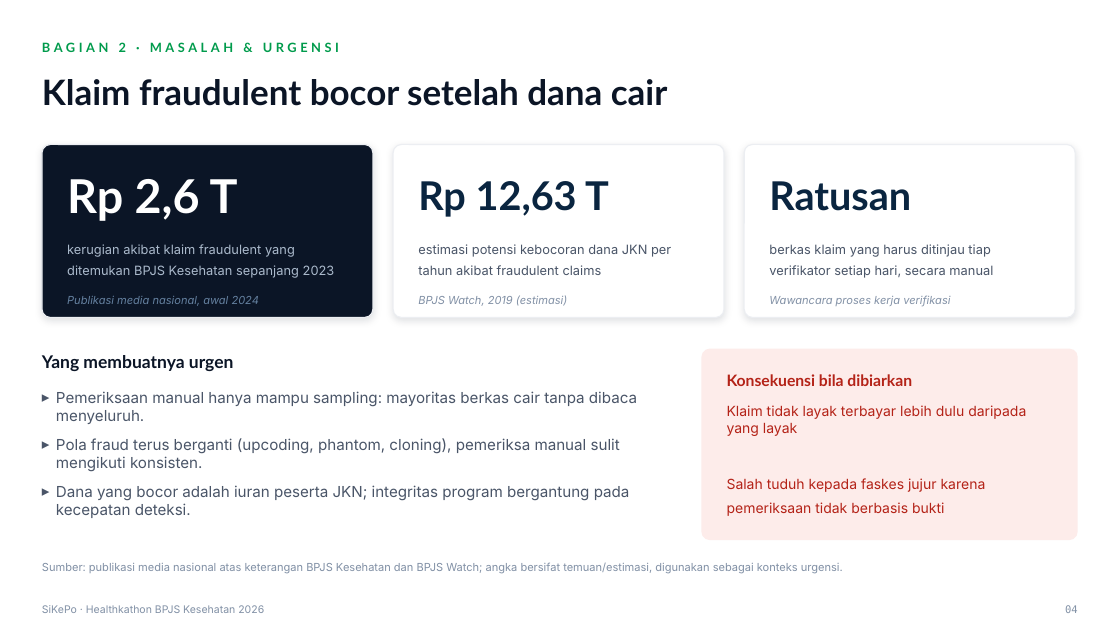
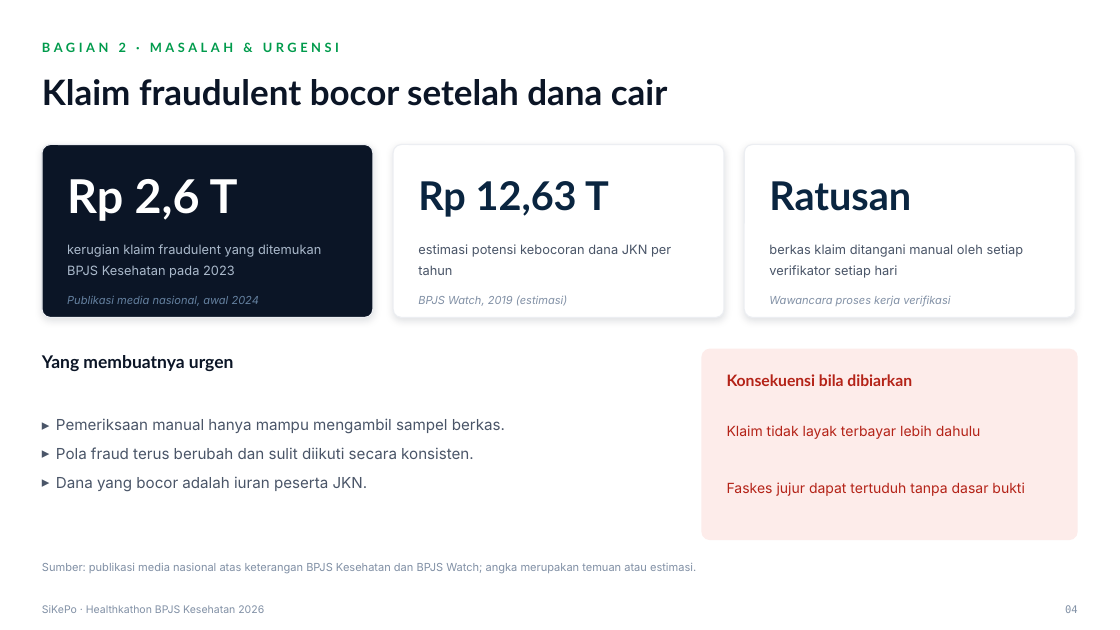
Before and after one commit to dkfadhila/sikepo, a slide deck: slide 4 of proposal/Proposal_SiKePo_Healthkathon2026.pptx. Drawn at 1120x630 pixels with LibreOffice and Linux fonts; fonts in the diff are those of the drawing. Boxes give left, top, right and bottom in pixels: in the first picture for what was removed or moved away, otherwise in the second. Text is boxed around its words. In the diff, an @@ line names an element or a change of style, - is before the commit and + after.

```diff
--- a/proposal/Proposal_SiKePo_Healthkathon2026.pptx
+++ b/proposal/Proposal_SiKePo_Healthkathon2026.pptx
@@ text at bbox=[67, 244, 321, 278]: text changed @@
-kerugian akibat klaim fraudulent yang ditemukan BPJS Kesehatan sepanjang 2023
+kerugian klaim fraudulent yang ditemukan BPJS Kesehatan pada 2023
@@ text at bbox=[418, 244, 671, 275]: text changed @@
-estimasi potensi kebocoran dana JKN per tahun akibat fraudulent claims
+estimasi potensi kebocoran dana JKN per tahun
@@ text at bbox=[769, 244, 1024, 278]: text changed @@
-berkas klaim yang harus ditinjau tiap verifikator setiap hari, secara manual
+berkas klaim ditangani manual oleh setiap verifikator setiap hari
@@ text at bbox=[56, 418, 505, 492]: text changed @@
-▸ Pemeriksaan manual hanya mampu sampling: mayoritas berkas cair tanpa dibaca menyeluruh.
-▸ Pola fraud terus berganti (upcoding, phantom, cloning), pemeriksa manual sulit mengikuti konsisten.
-▸ Dana yang bocor adalah iuran peserta JKN; integritas program bergantung pada kecepatan deteksi.
+▸ Pemeriksaan manual hanya mampu mengambil sampel berkas.
+▸ Pola fraud terus berubah dan sulit diikuti secara konsisten.
+▸ Dana yang bocor adalah iuran peserta JKN.
@@ text at bbox=[727, 425, 1024, 496]: text changed @@
-Klaim tidak layak terbayar lebih dulu daripada yang layak
-Salah tuduh kepada faskes jujur karena pemeriksaan tidak berbasis bukti
+Klaim tidak layak terbayar lebih dahulu
+Faskes jujur dapat tertuduh tanpa dasar bukti
@@ text at bbox=[42, 563, 696, 574]: text changed @@
-Sumber: publikasi media nasional atas keterangan BPJS Kesehatan dan BPJS Watch; angka bersifat temuan/estimasi, digunakan sebagai konteks urgensi.
+Sumber: publikasi media nasional atas keterangan BPJS Kesehatan dan BPJS Watch; angka merupakan temuan atau estimasi.
```
Also in this commit, not shown: 12 other slides changed, 2 other files.
